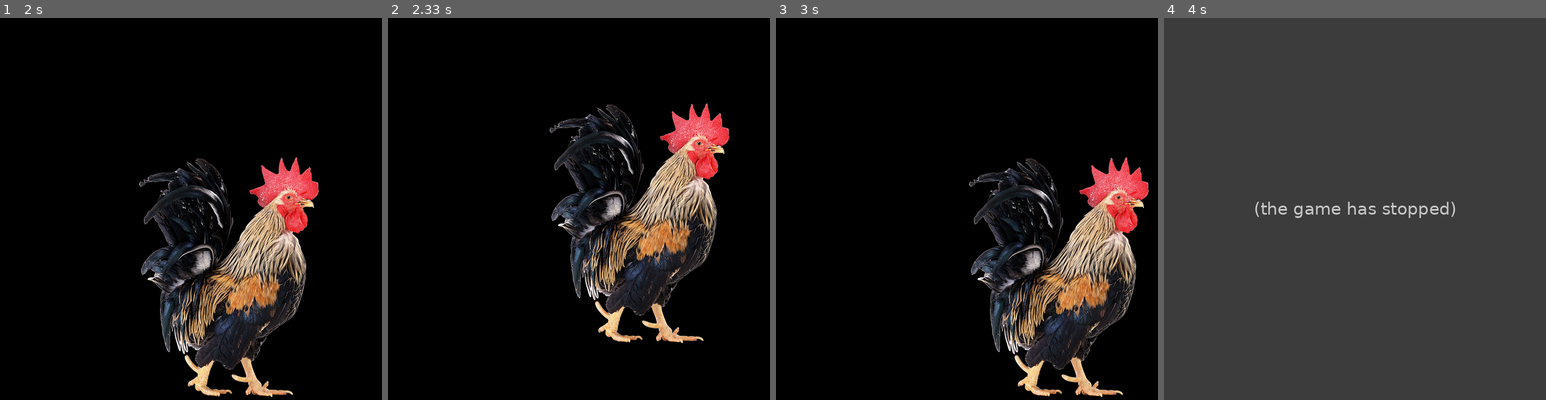
Above: before the commit, frames 1-4 (left to right).
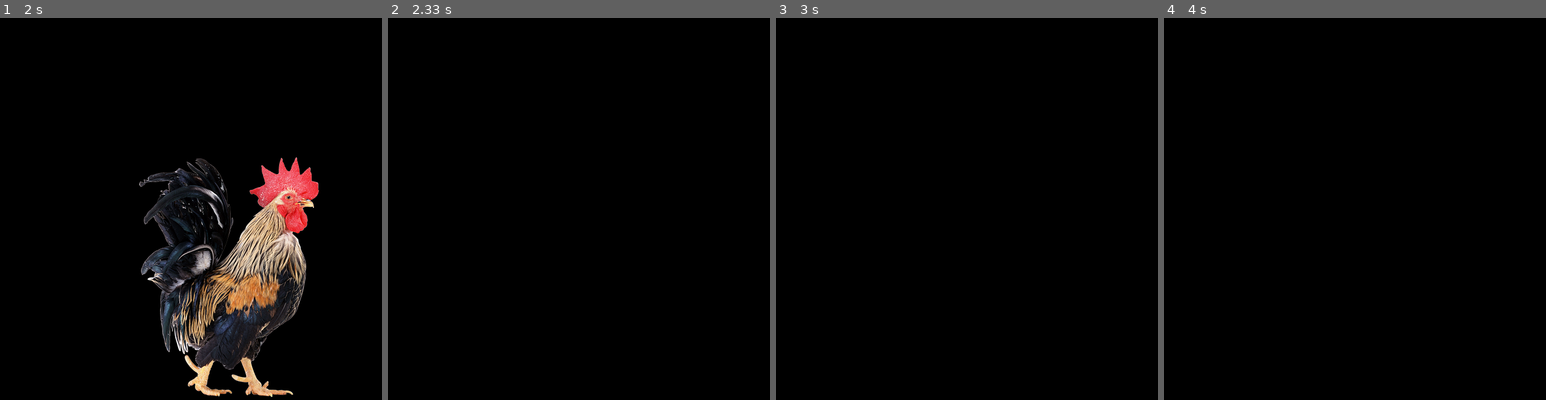
Above: after the commit, the same moments.

Repository: Arslan090917/pygame_ray_cast
Game: pygame game, started from main.py
Two runs of this game, one before a commit and one after it. Both use one fixed random seed, a clock stepped at 60 frames per second and the inputs below.
Inputs:
- Up to frame 1 (2 s): no input
- Up to frame 2 (2.33 s): no input
- Up to frame 3 (3 s): no input
- Up to frame 4 (4 s): no input

Frame 1 is identical in both runs. In frame 2, 14% of the frame differs, in the area x 42-90%, y 22-86%; in frame 3, 14%; in frame 4, 100%, in the area x 0-100%, y 0-100%.
Error before the commit: TypeError: argument must contain two numbers (main.py line 18); the game stopped at 3.7 s (later frames are placeholders)

Commit message:
the fastest cocl

Diff:
--- a/main.py
+++ b/main.py
@@ -17,10 +17,10 @@
 
     ballrect = ballrect.move(speed)
     if ballrect.left < 0 or ballrect.right > width:
-        speed[0] = -speed[0] * 3
+        speed[0] = max(-speed[0] * 3, size[0])
 
     if ballrect.top < 0 or ballrect.bottom > height:
-        speed[1] = -speed[1] * 3
+        speed[1] = max(-speed[1] * 3, size[0])
 
     screen.fill(black)
     screen.blit(cock, ballrect)
